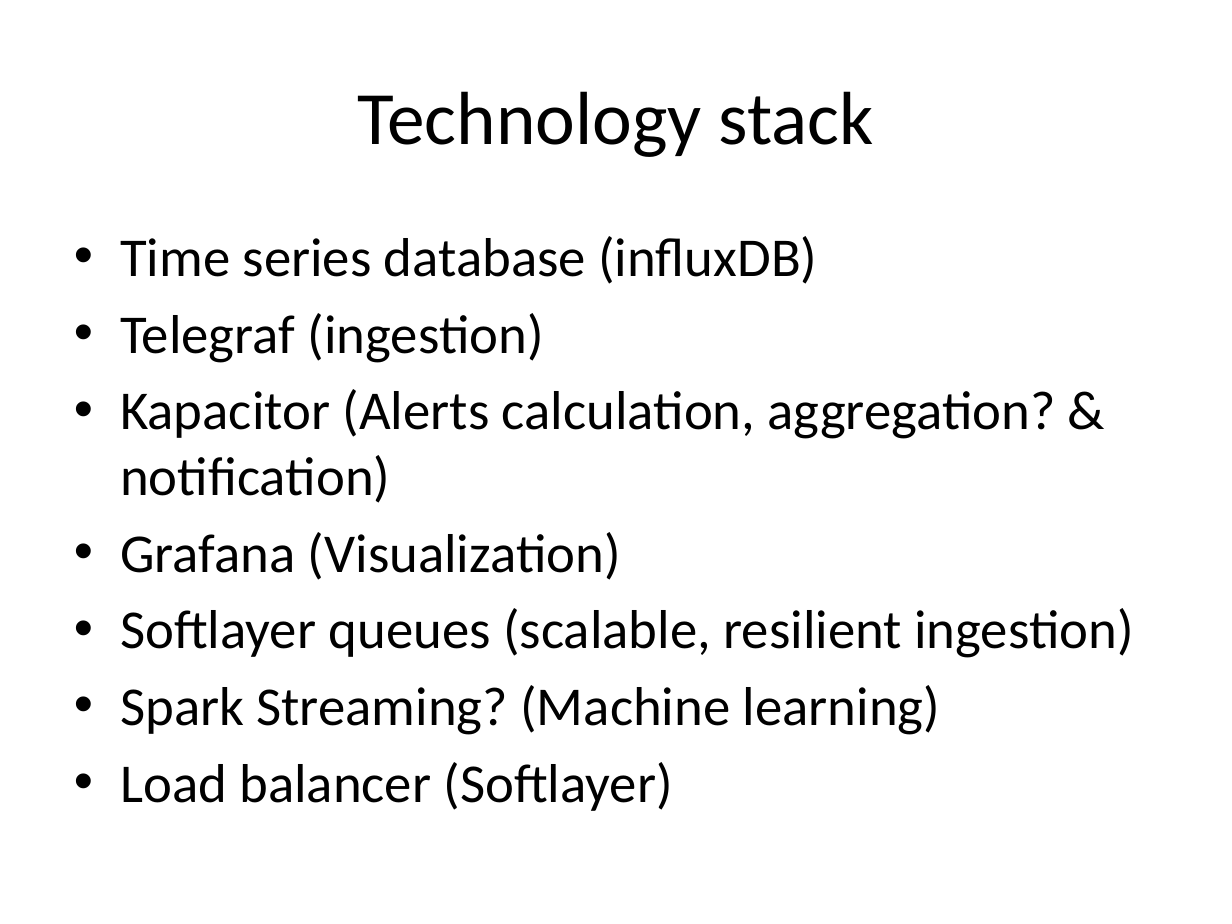
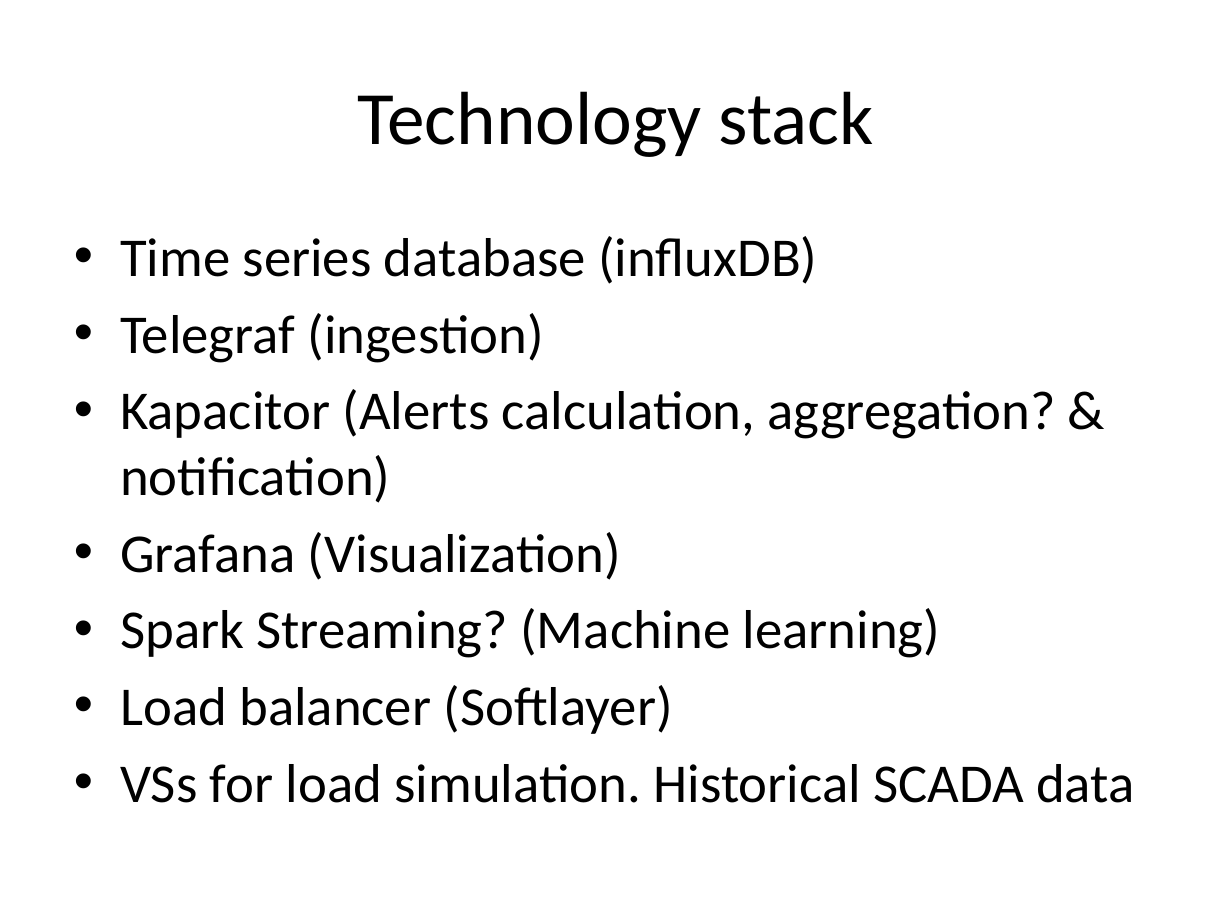
Before and after one commit to roygv/w251Final, a slide deck: slide 5 of Docs/AgI - Update.pptx. Drawn at 1232x924 pixels with LibreOffice and Linux fonts; fonts in the diff are those of the drawing. Boxes give left, top, right and bottom in pixels: in the first picture for what was removed or moved away, otherwise in the second. Text is boxed around its words. In the diff, an @@ line names an element or a change of style, - is before the commit and + after.

```diff
--- a/Docs/AgI - Update.pptx
+++ b/Docs/AgI - Update.pptx
@@ text at (120,608,1133,658): paragraph removed @@
-• Softlayer queues (scalable, resilient ingestion)
@@ text at (120,764,1134,803): paragraph added @@
+• VSs for load simulation. Historical SCADA data
```
Also in this commit, not shown: 3 other slides changed, 5 slides added.
